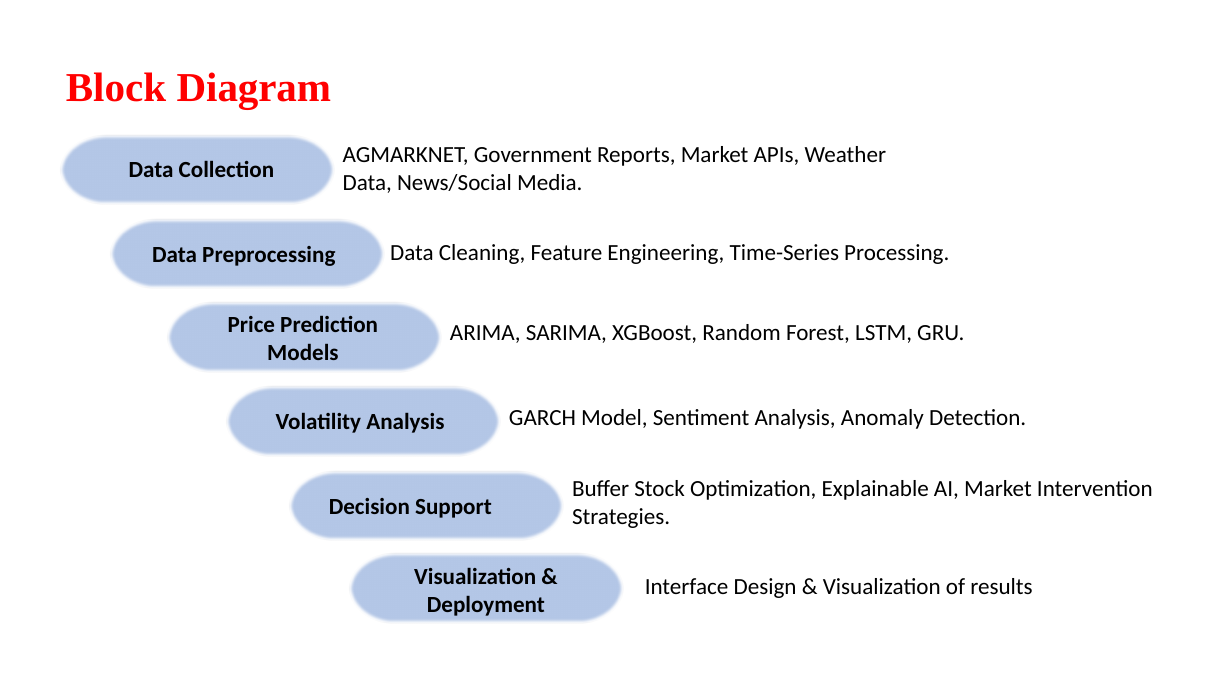
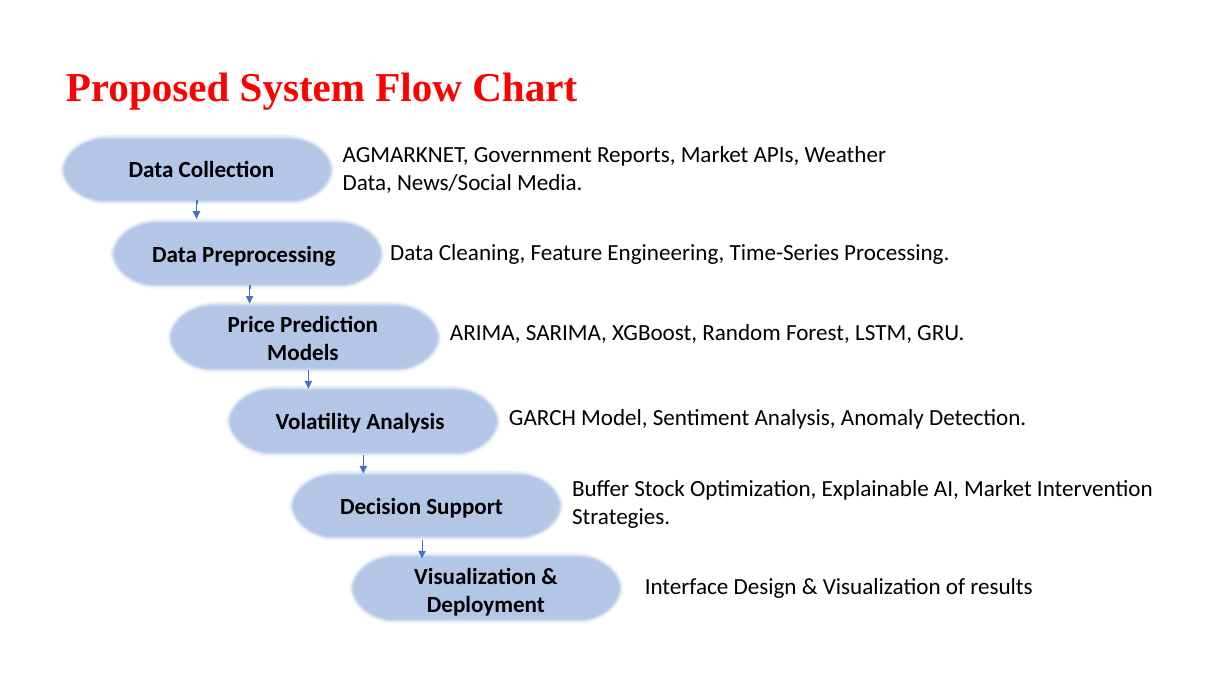
Before and after one commit to Aashif786/Price-Prediction-Model-for-Agricultural-Products, a slide deck: slide 10 of ppts/1.pptx (slide 8 before the commit). Drawn at 1232x693 pixels with LibreOffice and Linux fonts; fonts in the diff are those of the drawing; background and template pictures are left out. Boxes give left, top, right and bottom in pixels: in the first picture for what was removed or moved away, otherwise in the second. Text is boxed around its words. In the diff, an @@ line names an element or a change of style, - is before the commit and + after.

```diff
--- a/ppts/1.pptx
+++ b/ppts/1.pptx
@@ text at bbox=[66, 72, 577, 109]: text changed @@
-Block Diagram
+Proposed System Flow Chart
@@ elbow arrow added from (197, 204) to (197, 219), #4472C4 0.5 pt @@
@@ elbow arrow added from (250, 289) to (250, 304), #4472C4 0.5 pt @@
@@ elbow arrow added from (309, 374) to (309, 389), #4472C4 0.5 pt @@
@@ elbow arrow added from (364, 458) to (363, 474), #4472C4 0.5 pt @@
@@ text "Decision Support" at bbox=[340, 498, 503, 518]: alignment left to centre @@
@@ elbow arrow added from (422, 543) to (422, 558), #4472C4 0.5 pt @@
```
Also in this commit, not shown: 2 other slides changed, 2 slides added.
